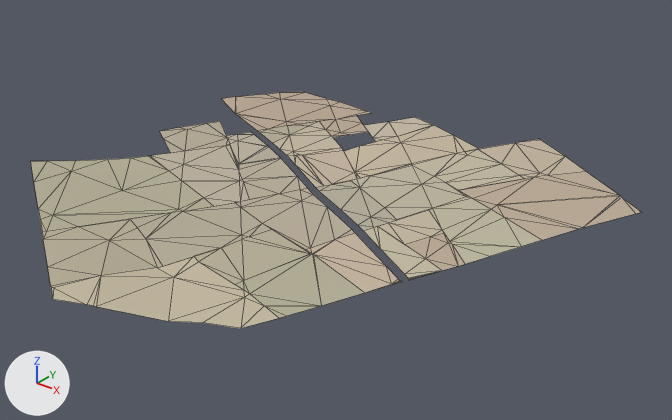
The glTF model assets/malta/countryside/farm_9_1_soil.glb, before and after one commit.
Camera for both pictures: a 50 mm camera at (735.0, -812.0, 494.0) aimed at (236.0, -189.0, 107.0). Arrows for +X, +Y and +Z are at lower left; the lights stay in place. The older version comes first. Mesh edges are drawn as thin lines. Vertices at exactly the same position are counted once.

In view in the first picture: 'geometry_0'.
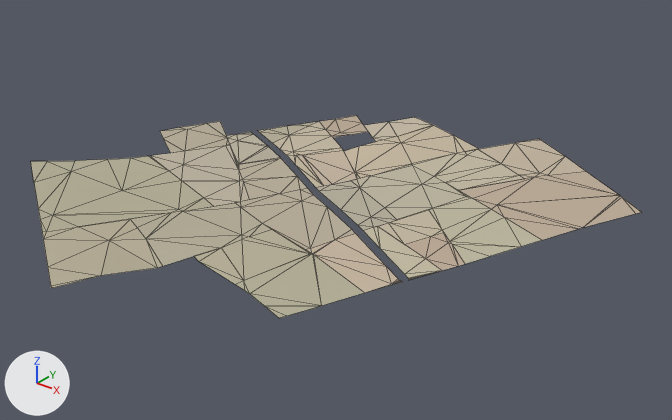
Changed parts and their boxes [x1, y1, x2, y2] in the pictures (672 x 420 px):
'geometry_0', reshaped (14% shorter): before [31, 92, 641, 328]; after [31, 115, 641, 318]
part 1 of me_geometry_0, deleted (beige): before [222, 92, 371, 131]
part 2 of me_geometry_0, cut back: before [51, 240, 334, 328]; after [244, 240, 334, 306]

The change, as a list of edits to the scene's bpy script:
```text
Change me_geometry_0:
    used by ob_geometry_0; location = (0.0, 0.0, 0.0)
    remove me_geometry_0.from_pydata(...)  # 281 vertices, 383 faces; spans x -74.0..487.0, y -471.0..66.0, z 103.0..140.0
    add me_geometry_0.from_pydata(...)  # 254 vertices, 339 faces; spans x -70.0..487.0, y -462.0..22.0, z 111.0..140.0
    me_geometry_0 part 1
    18 vertices are removed from x -74.0..125.0, y -64.0..66.0, z 103.0..121.0
    25 faces are deleted
    me_geometry_0 part 2
    9 vertices are removed from x 186.0..327.0, y -471.0..-380.0, z 114.0..125.0
    29 faces are deleted
    10 new faces join them
```
